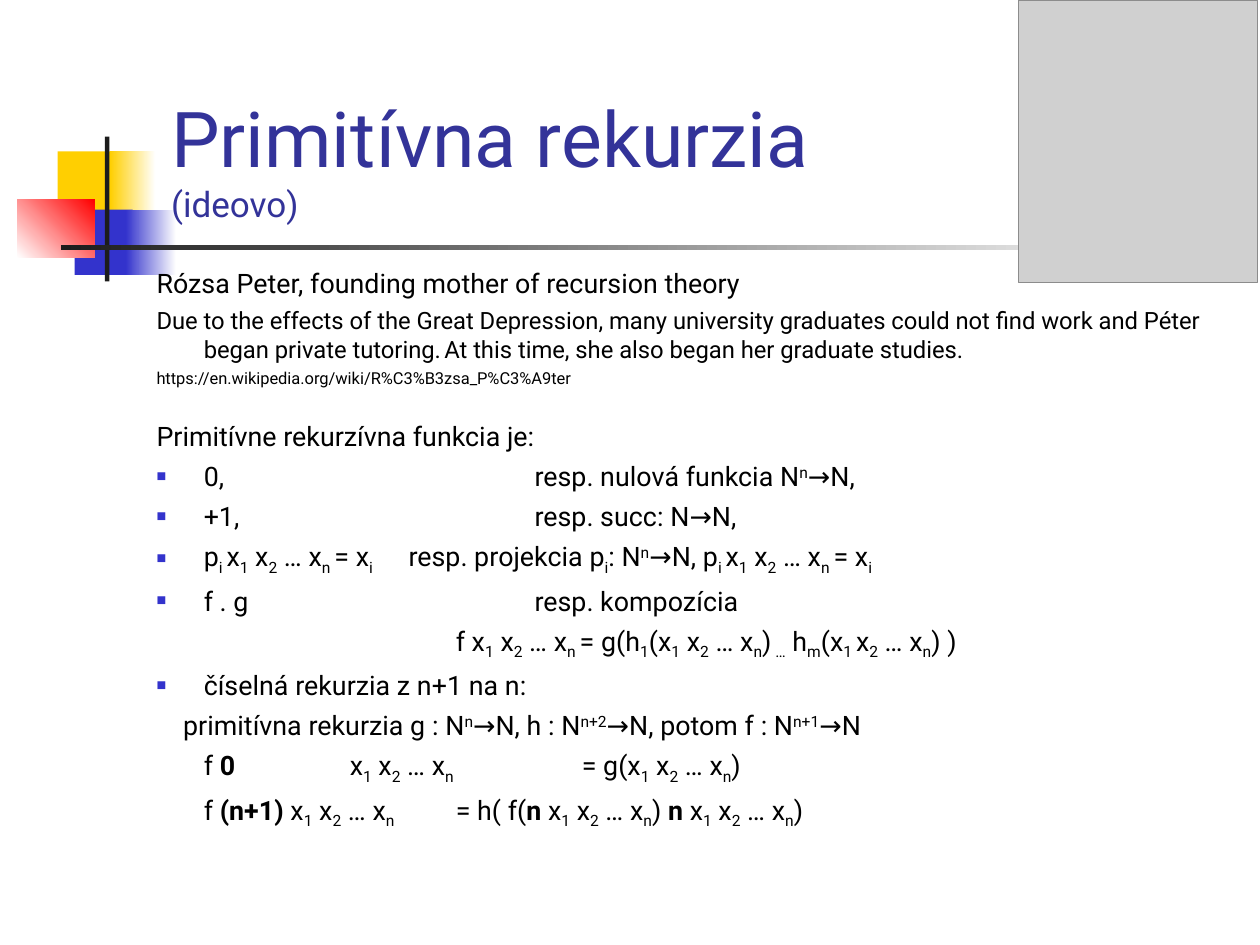
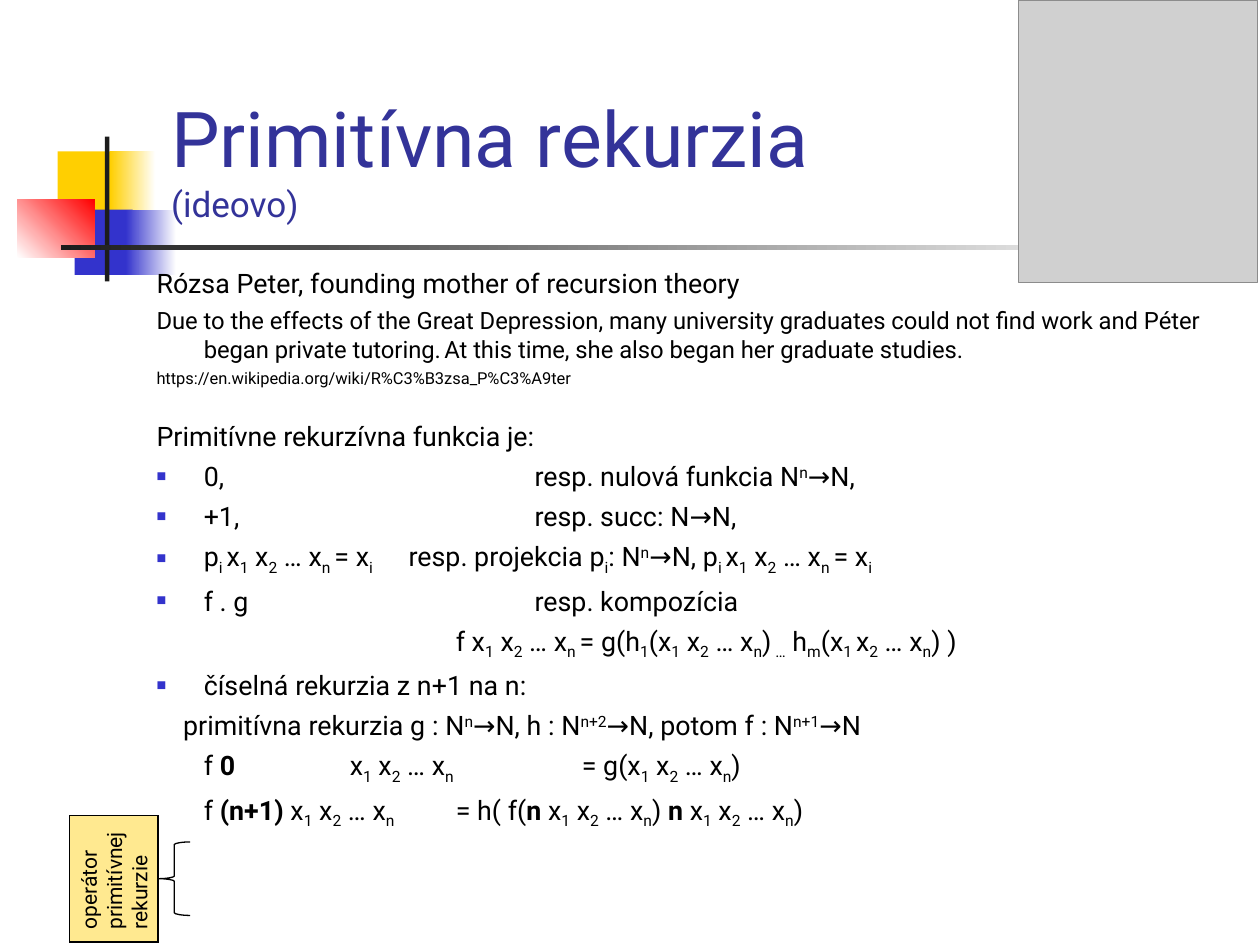
Before and after one commit to Funkcionalne/Prednasky, a slide deck: slide 41 of 06/06_fpro.ppt (slide 40 before the commit). Drawn at 1260x945 pixels with LibreOffice and Linux fonts; fonts in the diff are those of the drawing; grey boxes stand for pictures. Boxes give left, top, right and bottom in pixels: in the first picture for what was removed or moved away, otherwise in the second. Text is boxed around its words. In the diff, an @@ line names an element or a change of style, - is before the commit and + after.

```diff
--- a/06/06_fpro.ppt
+++ b/06/06_fpro.ppt
@@ rectangle added at (x1=69, y1=815, x2=158, y2=941), fill #FFE990, outline #000000 0.74 pt, 12 pt, text #000000 @@
+operátor primitívnej rekurzie
@@ freeform shape added at (x1=159, y1=842, x2=190, y2=915), outline #000000 0.74 pt @@
```
Also in this commit, not shown: 5 other slides changed, 2 slides added, 7 other files.
